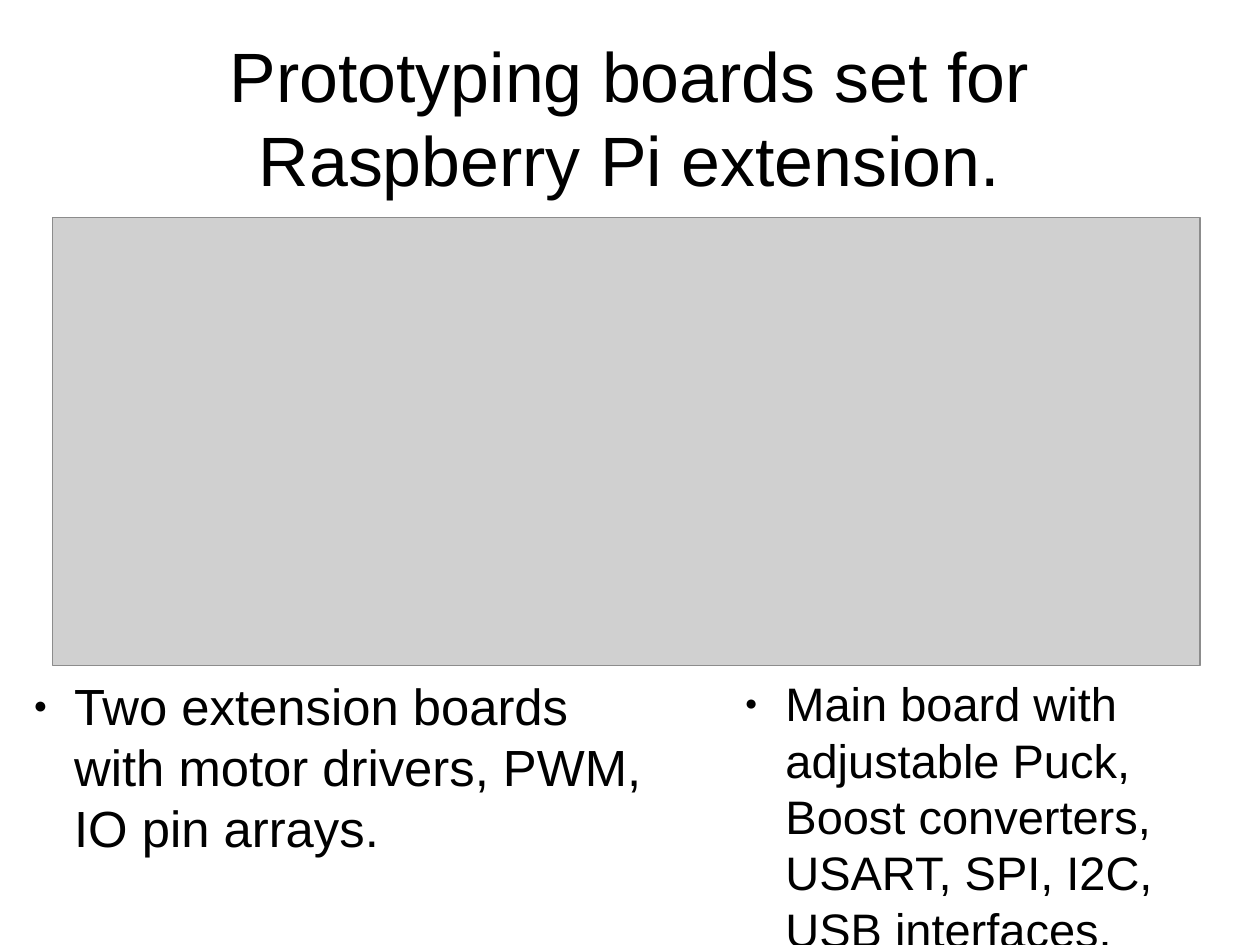
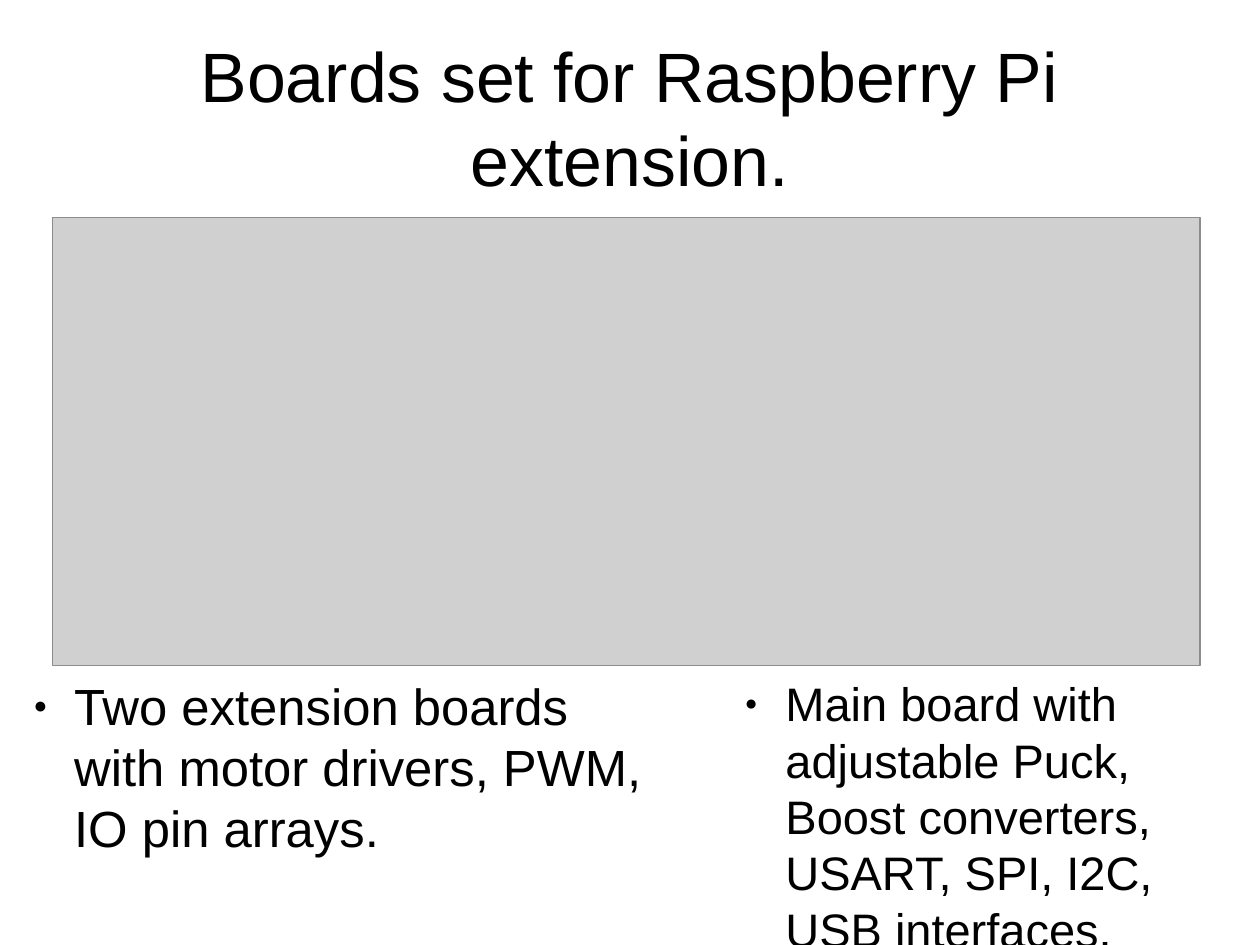
Before and after one commit to z80/mapper, a slide deck: slide 4 of docs/pres/pres.odp. Drawn at 1260x945 pixels with LibreOffice and Linux fonts; fonts in the diff are those of the drawing; grey boxes stand for pictures. Boxes give left, top, right and bottom in pixels: in the first picture for what was removed or moved away, otherwise in the second. Text is boxed around its words. In the diff, an @@ line names an element or a change of style, - is before the commit and + after.

```diff
--- a/docs/pres/pres.odp
+++ b/docs/pres/pres.odp
@@ title at [201,51,1058,187]: text changed @@
-Prototyping boards set for Raspberry Pi extension.
+Boards set for Raspberry Pi extension.
```
Also in this commit, not shown: 3 other slides changed, 1 other file.
